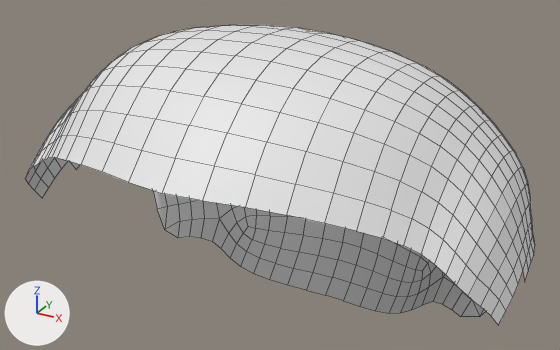
Renders of the OBJ model dist/res/gfx/suzanneHairRoot.obj from each side of a commit.
Before and after are seen from a 50 mm camera at (1.135, -1.9, 1.487) aimed at (-0.015, 0.192, 0.441). Arrows for +X, +Y and +Z are at lower left; the lights stay in place. Mesh edges are drawn as thin lines. Where no turn or scale is listed for an object, it has been applied to the vertices.

The first picture shows 'Suzanne'.
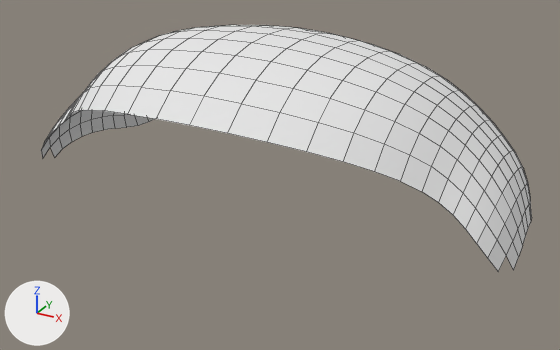
Commit message: Improved hair constraints

Changed parts and their boxes (x1, y1, x2, y2) in the pictures (560 x 350 px):
'Suzanne', reshaped (18% shorter)
    before: (25, 25, 535, 325)
    after: (41, 25, 532, 271)
part 1 of me_suzanne, deleted
    before: (25, 110, 535, 325)

Patch to the scene script:
```diff
--- a/dist/res/gfx/suzanneHairRoot.obj.py
+++ b/dist/res/gfx/suzanneHairRoot.obj.py
@@ mat_default_obj @@
+mat_default_obj = principled_material('Default_OBJ')
+mat_default_obj.base_color = (0.8, 0.8, 0.8)  # white #e7e7e7
+mat_default_obj.roughness = 1.0
@@ me_suzanne @@
 # used by ob_suzanne; location = (0.0, 0.0, 0.0)
-me_suzanne.from_pydata(...)  # 667 vertices, 626 faces; spans x -0.83..0.83, y -0.46..0.78, z -0.22..0.94
+me_suzanne.from_pydata(...)  # 360 vertices, 322 faces; spans x -0.82..0.82, y -0.33..0.75, z 0.42..0.94
+# me_suzanne part 1: 307 vertices removed from x -0.83..0.83, y -0.46..0.78, z -0.22..0.72
+me_suzanne.materials.append(mat_default_obj)  # white #e7e7e7
```
